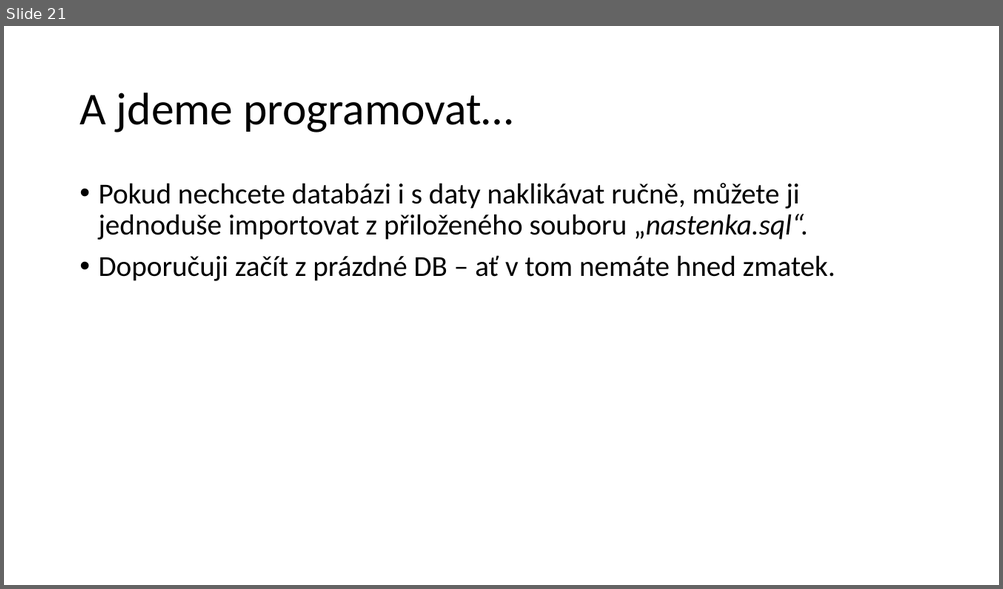
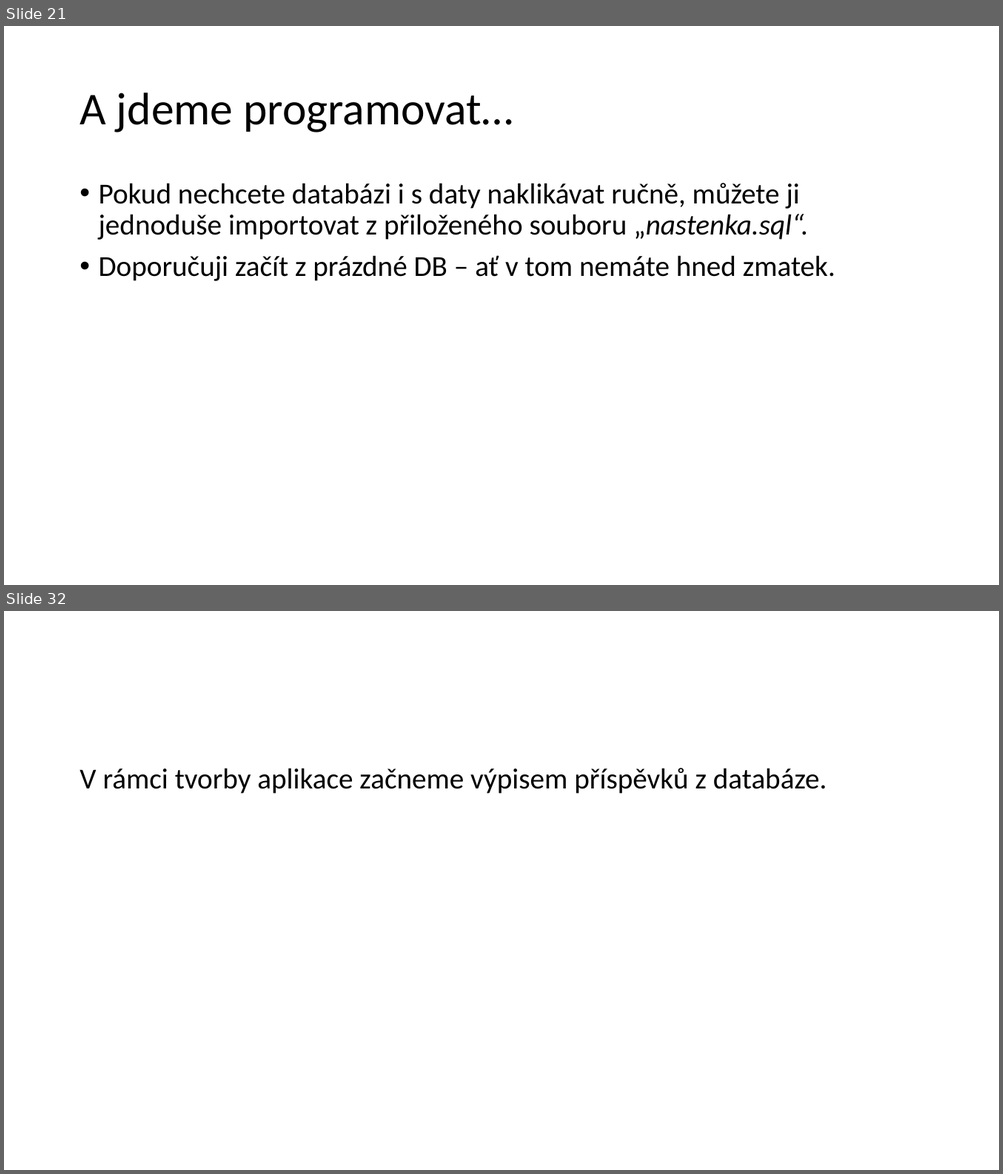
Before and after one commit to 4iz278/cviceni, a slide deck: 05-sql-databaze/05-aplikace-nastenka/prezentace-postup-vyvoje-nastenka.pptx. Shown one above the other, each under a label of ours: slide 21 before the commit, slides 21 and 32 after it; the slides between them are not shown. The pictures are 1003x589 and 1003x1174 pixels, drawn with LibreOffice and Linux fonts; fonts in the diff are those of the drawing. Boxes give left, top, right and bottom in pixels: in the first picture for what was removed or moved away, otherwise in the second. Text is boxed around its words. In the diff, an @@ line names an element or a change of style, - is before the commit and + after.

Commit message:
prezentace vytvoření výpisu příspěvků

```diff
--- a/05-sql-databaze/05-aplikace-nastenka/prezentace-postup-vyvoje-nastenka.pptx
+++ b/05-sql-databaze/05-aplikace-nastenka/prezentace-postup-vyvoje-nastenka.pptx
@@ slide 32 added at [4,611,999,1170], background #FFFFFF @@
@@ text added at [79,768,827,794], 28 pt, text #000000 @@
+V rámci tvorby aplikace začneme výpisem příspěvků z databáze.
```
Also in this commit, not shown: 21 other slides added.
